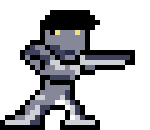
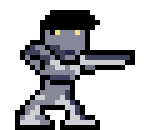
Layered file, before and after one edit (150 x 130). Changes by layer:
painted on "lights" over (x1=5, y1=100, x2=75, y2=125)
painted on "shadows_light" over (x1=15, y1=115, x2=50, y2=125)
painted on "shadows_dark" over (x1=30, y1=105, x2=50, y2=125)
painted on "contour" over (x1=0, y1=100, x2=75, y2=130)
painted on "Ebene 1" over (x1=0, y1=110, x2=50, y2=130)
